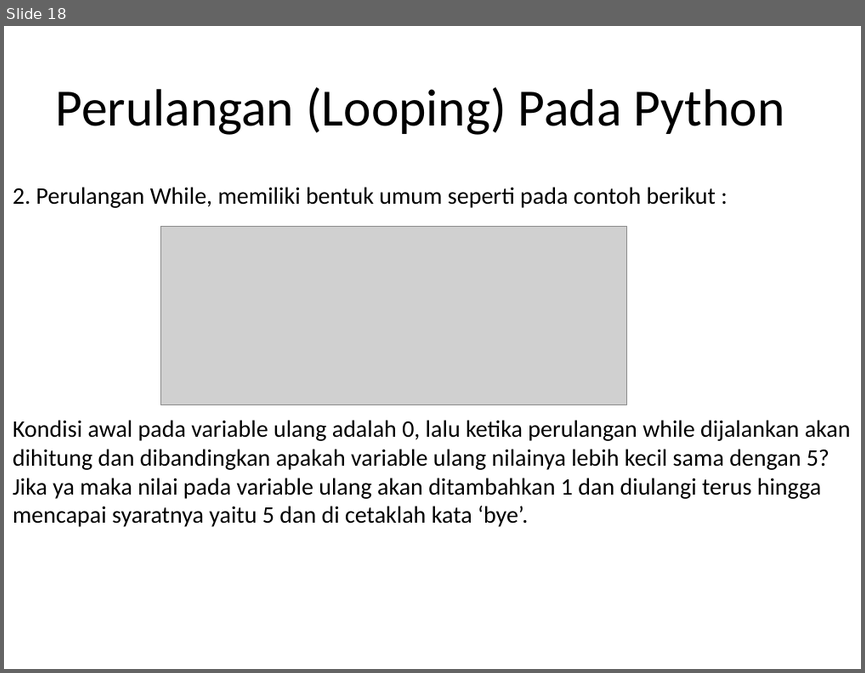
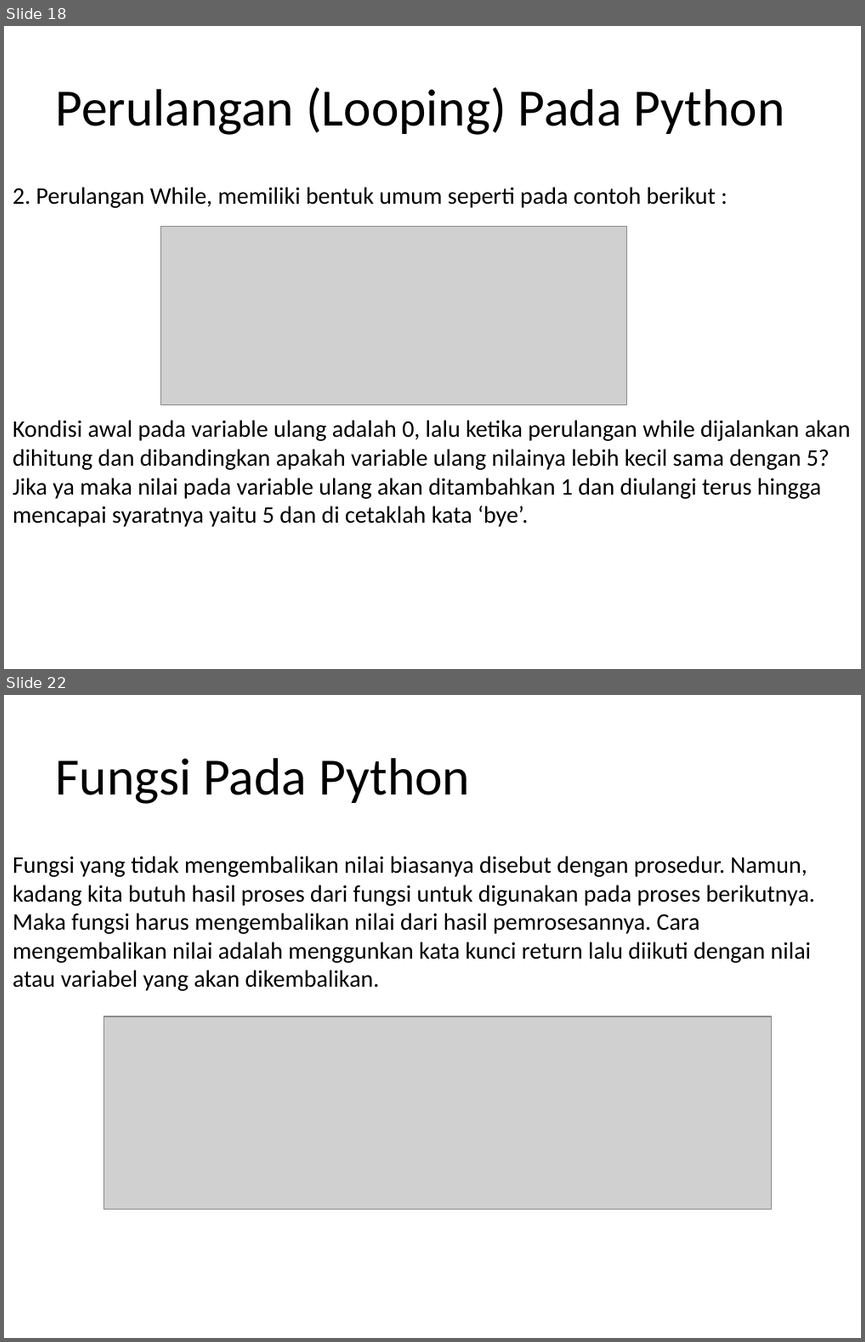
Before and after one commit to Abaljerind/Pengantar-Deep-Learning, a slide deck: materi python.pptx. Shown one above the other, each under a label of ours: slide 18 before the commit, slides 18 and 22 after it; the slides between them are not shown. The pictures are 865x673 and 865x1342 pixels, drawn with LibreOffice and Linux fonts; fonts in the diff are those of the drawing; grey boxes stand for pictures. Boxes give left, top, right and bottom in pixels: in the first picture for what was removed or moved away, otherwise in the second. Text is boxed around its words. In the diff, an @@ line names an element or a change of style, - is before the commit and + after.

Commit message:
kondisi dan fungsi pada python

```diff
--- a/materi python.pptx
+++ b/materi python.pptx
@@ slide 22 added at [4, 695, 861, 1338], background #FFFFFF @@
@@ title added at [55, 758, 470, 804], 44 pt, text #000000 @@
+Fungsi Pada Python
@@ text added at [12, 856, 815, 991], 20 pt, text #000000 @@
+Fungsi yang tidak mengembalikan nilai biasanya disebut dengan prosedur. Namun, kadang kita butuh hasil proses dari fungsi untuk digunakan pada proses berikutnya. Maka fungsi harus mengembalikan nilai dari hasil pemrosesannya. Cara mengembalikan nilai adalah menggunkan kata kunci return lalu diikuti dengan nilai atau variabel yang akan dikembalikan.
@@ picture added at [104, 1016, 772, 1209] @@
```
Also in this commit, not shown: 3 slides changed, 2 other slides added, 2 slides removed.
